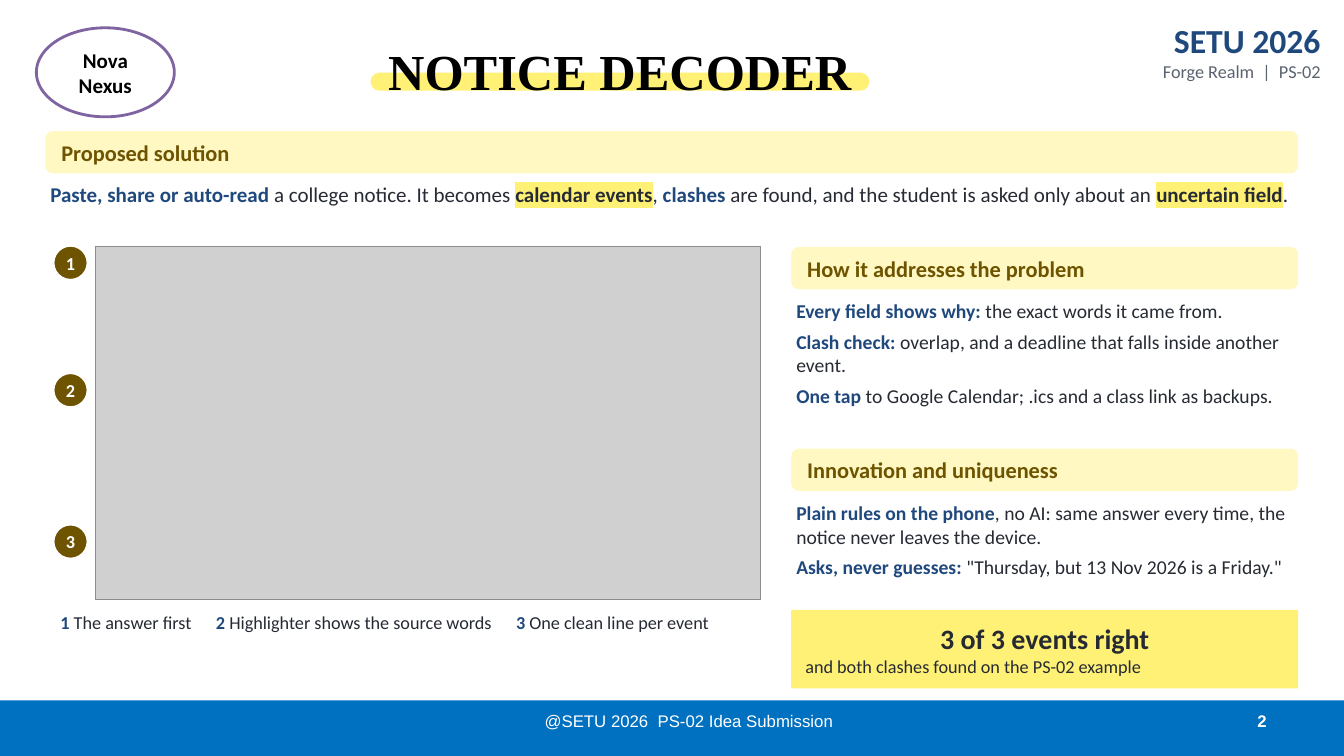
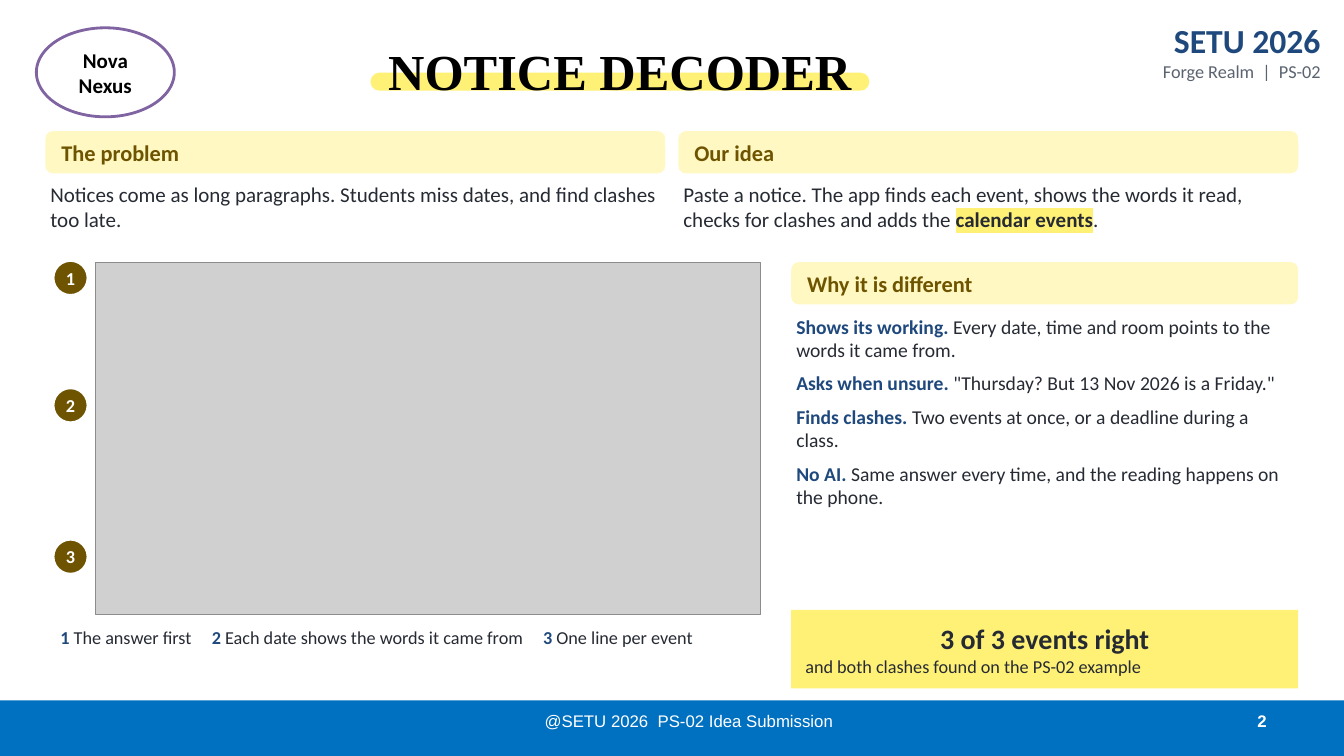
Before and after one commit to anki1kr/NoticeDecoder, a slide deck: slide 2 of deck/NoticeDecoder_NovaNexus_PS02.pptx. Drawn at 1344x756 pixels with LibreOffice and Linux fonts; fonts in the diff are those of the drawing; grey boxes stand for pictures. Boxes give left, top, right and bottom in pixels: in the first picture for what was removed or moved away, otherwise in the second. Text is boxed around its words. In the diff, an @@ line names an element or a change of style, - is before the commit and + after.

```diff
--- a/deck/NoticeDecoder_NovaNexus_PS02.pptx
+++ b/deck/NoticeDecoder_NovaNexus_PS02.pptx
@@ rounded rectangle: place and size @@
-rounded rectangle at bbox=[45, 131, 1299, 173]
+rounded rectangle at bbox=[45, 131, 665, 173]
@@ text at bbox=[61, 145, 180, 165]: text changed @@
-Proposed solution
+The problem
@@ rounded rectangle: place and size @@
-rounded rectangle at bbox=[791, 247, 1299, 289]
+rounded rectangle at bbox=[679, 131, 1299, 173]
@@ text added at bbox=[694, 145, 774, 161], 16 pt, text #6E5400, bold @@
+Our idea
@@ text at bbox=[50, 187, 656, 227]: text changed @@
-Paste, share or auto-read a college notice. It becomes calendar events, clashes are found, and the student is asked only about an uncertain field.
+Notices come as long paragraphs. Students miss dates, and find clashes too late.
@@ text added at bbox=[683, 187, 1243, 234], 15 pt, text #262A33 @@
+Paste a notice. The app finds each event, shows the words it read, checks for clashes and adds the calendar events.
@@ rounded rectangle: place and size @@
-rounded rectangle at bbox=[791, 449, 1299, 491]
+rounded rectangle at bbox=[791, 262, 1299, 304]
@@ text at bbox=[807, 276, 972, 296]: text changed @@
-How it addresses the problem
+Why it is different
@@ text at bbox=[796, 320, 1279, 507]: text changed @@
-Plain rules on the phone, no AI: same answer every time, the notice never leaves the device.
-Asks, never guesses: "Thursday, but 13 Nov 2026 is a Friday."
+Shows its working. Every date, time and room points to the words it came from.
+Asks when unsure. "Thursday? But 13 Nov 2026 is a Friday."
+Finds clashes. Two events at once, or a deadline during a class.
+No AI. Same answer every time, and the reading happens on the phone.
@@ text removed at bbox=[796, 304, 1279, 407] @@
-Every field shows why: the exact words it came from.
-Clash check: overlap, and a deadline that falls inside another event.
-One tap to Google Calendar; .ics and a class link as backups.
@@ 3 ellipses, 1 picture: place and size @@
-3 ellipses, 1 picture at bbox=[53, 246, 761, 600]
+3 ellipses, 1 picture at bbox=[53, 261, 761, 615]
@@ text removed at bbox=[807, 462, 1058, 482] @@
-Innovation and uniqueness
@@ text at bbox=[60, 631, 692, 647]: text changed @@
-1 The answer first 2 Highlighter shows the source words 3 One clean line per event
+1 The answer first 2 Each date shows the words it came from 3 One line per event
```
Also in this commit, not shown: 5 other slides changed, 22 other files.
